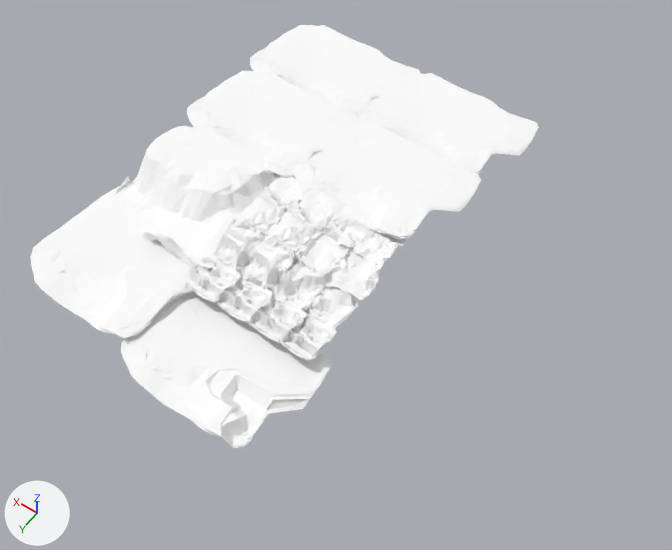
Two versions of the COLLADA model sim/unreal_meshes/plane.dae, one commit apart.
One viewpoint serves both versions: a 50 mm camera at (-747.0, 906.0, 1353.0) aimed at (-74.0, -35.0, -126.0). Every picture has the same lights, and +X, +Y and +Z are marked at lower left. Where no turn or scale is listed for an object, it has been applied to the vertices. Vertices at the same position are counted once.
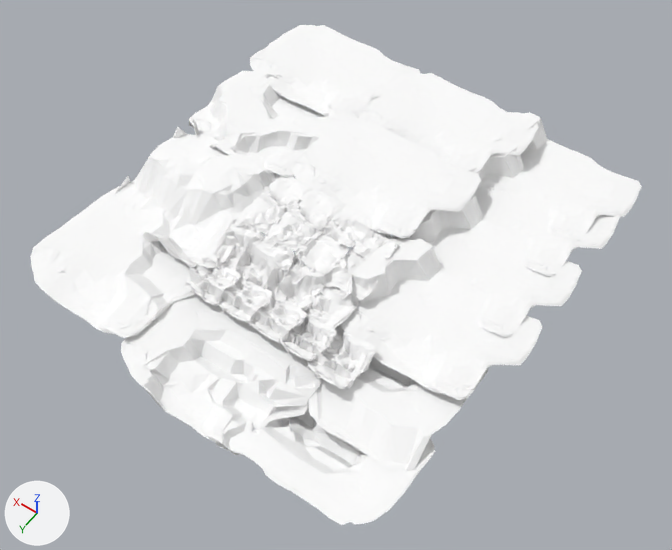
Commit message: add plane

Where the change shows, as pixel boxes [x1, y1, x2, y2] in the pictures (672 x 550 px; the box of a moved part takes in the faces that stretch with it):
'Cube_021', reshaped: before [121, 292, 332, 448]; after [121, 295, 330, 455]
'Cube_024', added: after [334, 239, 542, 400]
'Cube_022', reshaped (6% wider): before [30, 182, 211, 338]; after [30, 182, 222, 338]
'Cube_018', reshaped: before [115, 126, 281, 268]; after [115, 127, 281, 268]
'Cube_028', added: after [215, 408, 435, 525]
'Cube_025', added: after [392, 194, 582, 337]
'Cube_017', reshaped: before [187, 71, 366, 177]; after [189, 71, 366, 177]
'Cube_029', added: after [309, 325, 488, 471]
'Cube_027', added: after [472, 112, 642, 241]
'Cube_026', added: after [449, 142, 620, 276]
'Cube_023', added: after [307, 331, 377, 389]
part 1 of me_cube_032, moved or reshaped: before [124, 211, 211, 321]; after [124, 212, 219, 321]
part 2 of me_cube_031, moved or reshaped: before [190, 330, 309, 410]; after [190, 338, 309, 417]
part 3 of me_cube_031, moved or reshaped: before [143, 338, 273, 448]; after [143, 338, 274, 455]
part 4 of me_cube_031, moved or reshaped: before [265, 384, 318, 414]; after [267, 387, 310, 421]
part 5 of me_cube_031, moved or reshaped: before [195, 324, 323, 394]; after [190, 329, 318, 398]
part 6 of me_cube_028, moved or reshaped: before [135, 126, 252, 182]; after [135, 127, 251, 182]
part 7 of me_cube_027, moved or reshaped: before [233, 73, 335, 161]; after [228, 74, 335, 158]
part 8 of me_cube_027, moved or reshaped: before [187, 86, 235, 137]; after [189, 86, 227, 148]

The change, as a list of edits to the scene's bpy script:
```text
Change me_cube_032:
    remove me_cube_032.from_pydata(...)  # 728 vertices, 1452 faces; spans x -194.0..152.0, y -167.0..175.0, z -21.0..3.0
    add me_cube_032.from_pydata(...)  # 728 vertices, 1452 faces; spans x -194.0..152.0, y -167.0..175.0, z -31.0..1.0
    me_cube_032 part 1: 206 of the vertices in x -194.0..-14.0, y -166.0..77.0, z -11.0..3.0 are moved by (0.0, 0.0, -20.0)
Change me_cube_031:
    remove me_cube_031.from_pydata(...)  # 728 vertices, 1452 faces; spans x -194.0..152.0, y -121.0..127.0, z -37.0..1.0
    add me_cube_031.from_pydata(...)  # 728 vertices, 1452 faces; spans x -194.0..152.0, y -121.0..127.0, z -63.0..1.0
    me_cube_031 part 2: 21 of the vertices in x -149.0..38.0, y -20.0..4.0, z -11.0..-5.0 are moved by (0.0, 0.0, -40.0)
    me_cube_031 part 3: 215 of the vertices in x -162.0..60.0, y 3.0..127.0, z -37.0..1.0 are moved by (0.0, 0.0, -26.0)
    me_cube_031 part 4: all 8 vertices in x -194.0..-186.0, y -35.0..-14.0, z -28.0..-14.0 are moved by (0.0, 0.0, -22.0)
    me_cube_031 part 5: 40 of the vertices in x -189.0..40.0, y -53.0..-12.0, z -12.0..-6.0 are moved by (0.0, 0.0, -14.0)
Change me_cube_028:
    where me_cube_028.from_pydata(...)  # 728 vertices, 1452 faces; spans x -202.0..152.0, y -121.0..154.0, z -82.0..-3.0
    me_cube_028 part 6: 186 of the vertices in x -20.0..147.0, y -121.0..7.0, z -23.0..-3.0 are moved by (0.0, 0.0, -22.0)
Change me_cube_027:
    remove me_cube_027.from_pydata(...)  # 728 vertices, 1452 faces; spans x -194.0..152.0, y -121.0..127.0, z -21.0..3.0
    add me_cube_027.from_pydata(...)  # 728 vertices, 1452 faces; spans x -194.0..152.0, y -121.0..127.0, z -49.0..1.0
    me_cube_027 part 7: 167 of the vertices in x -151.0..65.0, y -120.0..117.0, z -18.0..3.0 are moved by (0.0, 0.0, -30.0)
    me_cube_027 part 8: 104 of the vertices in x 54.0..152.0, y 5.0..124.0, z -10.0..1.0 are moved by (0.0, 0.0, -30.0)
Add ob_cube_023:
    ob_cube_023 = bpy.data.objects.new('Cube_023', me_cube_033)  # 778 vertices, 1553 faces; spans x -43.5..53.2, y -56.9..55.7, z -87.5..-37.6; in mat_material_ffffff_001_002_024 (white #ffffff)
    ob_cube_023.location = (-226.0, 161.0, -2.0)
Add ob_cube_024:
    ob_cube_024 = bpy.data.objects.new('Cube_024', me_cube_034)  # 728 vertices, 1452 faces; spans x -194.0..152.0, y -121.0..127.0, z -21.0..44.0; in mat_material_ffffff_001_002_025 (white #ffffff)
    ob_cube_024.location = (-297.0, -9.0, -54.0)
Add ob_cube_025:
    ob_cube_025 = bpy.data.objects.new('Cube_025', me_cube_035)  # 728 vertices, 1452 faces; spans x -194.0..152.0, y -121.0..127.0, z -21.0..44.0; in mat_material_ffffff_001_002_026 (white #ffffff)
    ob_cube_025.location = (-297.0, -171.0, -54.0)
Add ob_cube_026:
    ob_cube_026 = bpy.data.objects.new('Cube_026', me_cube_036)  # 728 vertices, 1452 faces; spans x -194.0..152.0, y -121.0..127.0, z -21.0..44.0; in mat_material_ffffff_001_002_027 (white #ffffff)
    ob_cube_026.location = (-297.0, -344.0, -54.0)
Add ob_cube_027:
    ob_cube_027 = bpy.data.objects.new('Cube_027', me_cube_037)  # 728 vertices, 1452 faces; spans x -194.0..152.0, y -121.0..127.0, z -21.0..44.0; in mat_material_ffffff_001_002_028 (white #ffffff)
    ob_cube_027.location = (-297.0, -448.0, -54.0)
Add ob_cube_028:
    ob_cube_028 = bpy.data.objects.new('Cube_028', me_cube_038)  # 728 vertices, 1452 faces; spans x -150.0..193.0, y -127.0..124.0, z -63.0..1.0; in mat_material_ffffff_001_002_029 (white #ffffff)
    ob_cube_028.location = (-298.0, 276.0, -107.0)
Add ob_cube_029:
    ob_cube_029 = bpy.data.objects.new('Cube_029', me_cube_040)  # 728 vertices, 1452 faces; spans x -150.0..193.0, y -127.0..168.0, z -63.0..1.0; in mat_material_ffffff_001_002_031 (white #ffffff)
    ob_cube_029.location = (-298.0, 101.0, -76.0)
```
